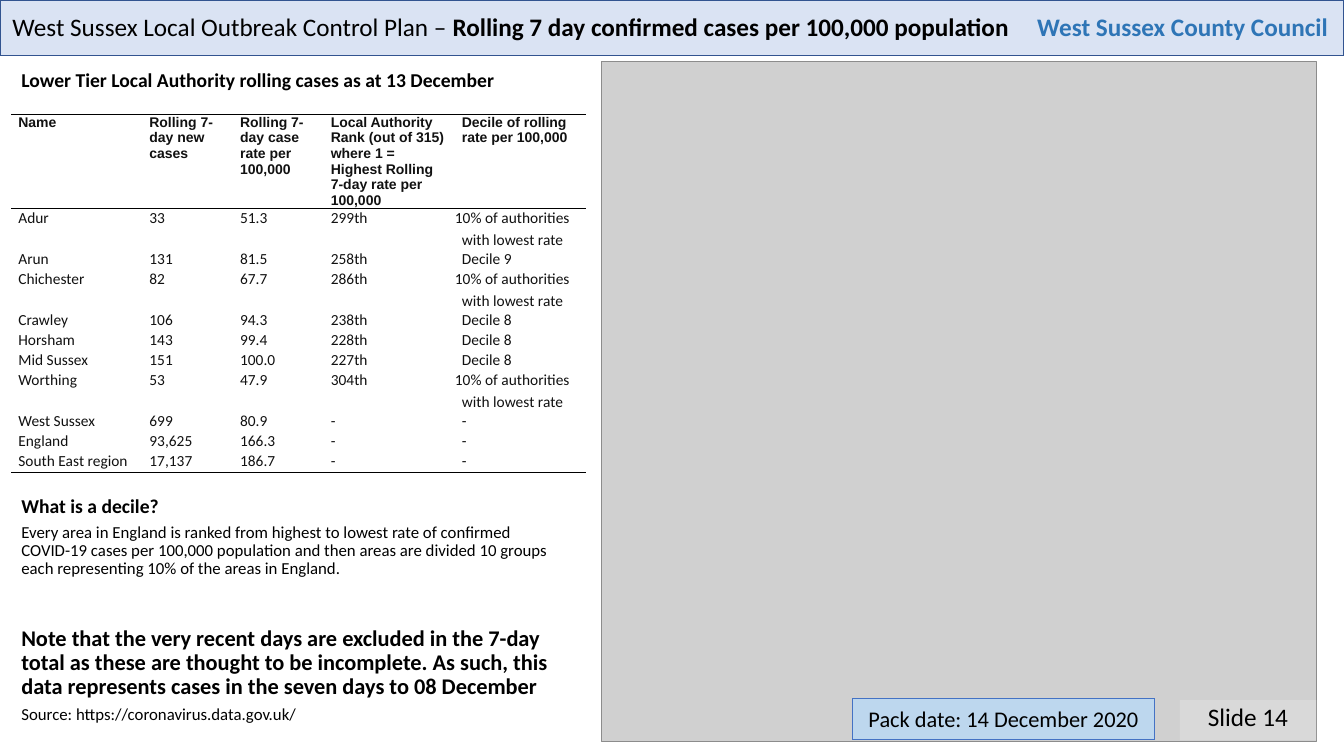
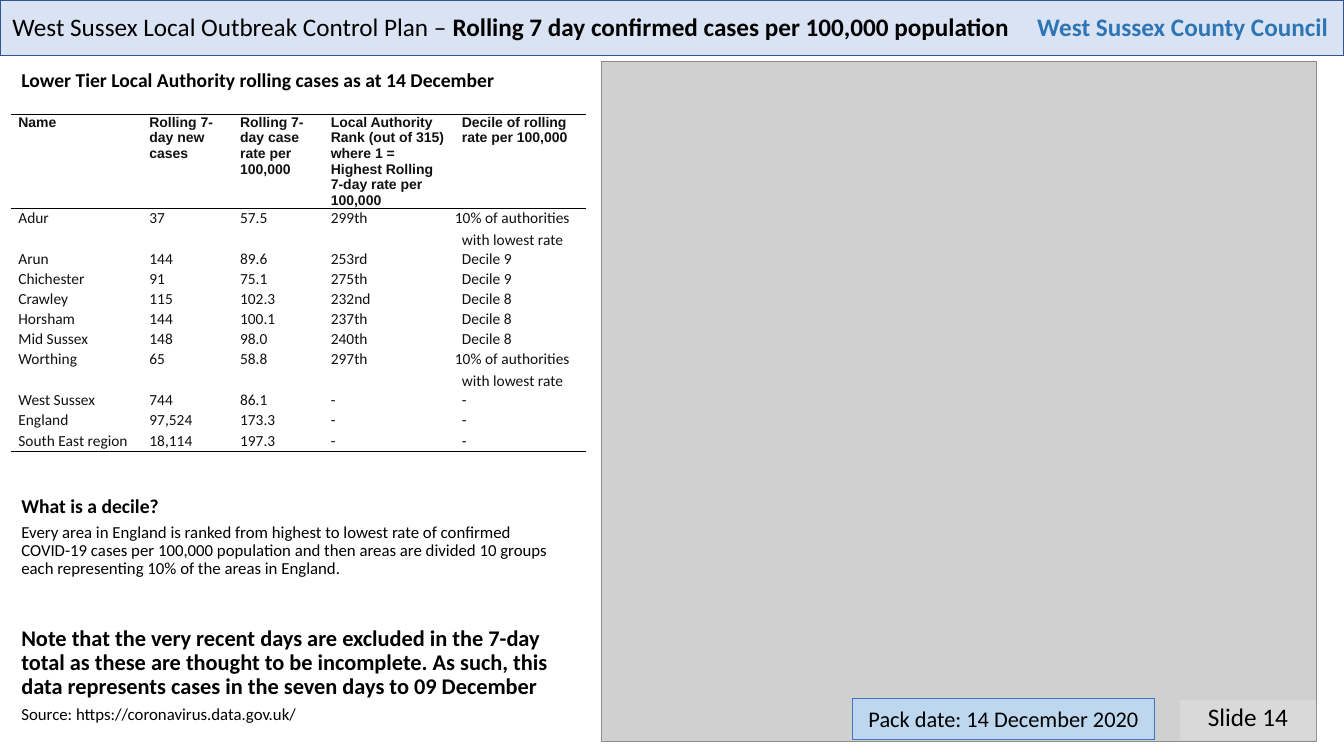
Before and after one commit to psychty/wsx_covid_datapack_public, a slide deck: slide 14 of Latest_West_Sussex_C19_slide_deck.pptx. Drawn at 1344x756 pixels with LibreOffice and Linux fonts; fonts in the diff are those of the drawing; grey boxes stand for pictures. Boxes give left, top, right and bottom in pixels: in the first picture for what was removed or moved away, otherwise in the second. Text is boxed around its words. In the diff, an @@ line names an element or a change of style, - is before the commit and + after.

```diff
--- a/Latest_West_Sussex_C19_slide_deck.pptx
+++ b/Latest_West_Sussex_C19_slide_deck.pptx
@@ text at [21, 73, 494, 91]: text changed @@
-Lower Tier Local Authority rolling cases as at 13 December
+Lower Tier Local Authority rolling cases as at 14 December
@@ table at [11, 115, 586, 453] @@
-row 2, column 2: 33
+row 2, column 2: 37
-row 2, column 3: 51.3
+row 2, column 3: 57.5
-row 3: Arun | 131 | 81.5 | 258th | Decile 9
+row 3: Arun | 144 | 89.6 | 253rd | Decile 9
-row 4: Chichester | 82 | 67.7 | 286th | 10% of authorities with lowest rate
+row 4: Chichester | 91 | 75.1 | 275th | Decile 9
-row 5: Crawley | 106 | 94.3 | 238th | Decile 8
+row 5: Crawley | 115 | 102.3 | 232nd | Decile 8
-row 6: Horsham | 143 | 99.4 | 228th | Decile 8
+row 6: Horsham | 144 | 100.1 | 237th | Decile 8
-row 7: Mid Sussex | 151 | 100.0 | 227th | Decile 8
+row 7: Mid Sussex | 148 | 98.0 | 240th | Decile 8
-row 8: Worthing | 53 | 47.9 | 304th | 10% of authorities with lowest rate
+row 8: Worthing | 65 | 58.8 | 297th | 10% of authorities with lowest rate
-row 9, column 2: 699
+row 9, column 2: 744
-row 9, column 3: 80.9
+row 9, column 3: 86.1
-row 10, column 2: 93,625
+row 10, column 2: 97,524
-row 10, column 3: 166.3
+row 10, column 3: 173.3
-row 11, column 2: 17,137
+row 11, column 2: 18,114
-row 11, column 3: 186.7
+row 11, column 3: 197.3
@@ text at [21, 630, 547, 698]: text changed @@
-Note that the very recent days are excluded in the 7-day total as these are thought to be incomplete. As such, this data represents cases in the seven days to 08 December
+Note that the very recent days are excluded in the 7-day total as these are thought to be incomplete. As such, this data represents cases in the seven days to 09 December
```
Also in this commit, not shown: 4 other slides changed, 56 other files.
